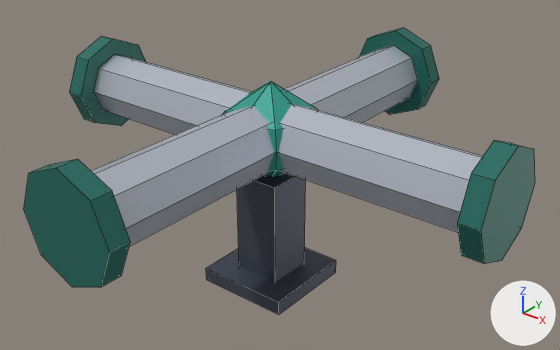
The Blender file assets/managed-models/factory-floor/pipe-cross/pipe-cross.blend: old version first, new version second.
One viewpoint serves both versions: a 50 mm lens placed at (0.905, -1.103, 0.935), pointed at (0.009, 0.018, 0.24). Lighting does not change. The marker at lower right points along +X, +Y and +Z. The older version comes first. Mesh edges are drawn as thin lines.

Objects in the first picture: 'pipe-cross'.
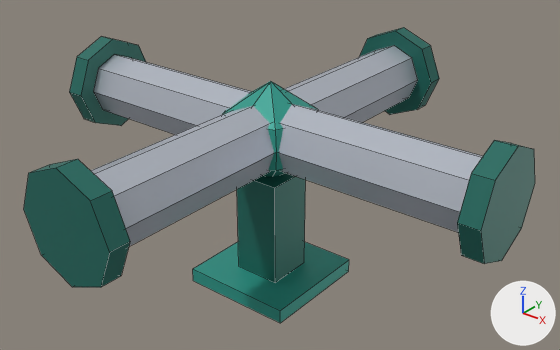
Where the change shows, as pixel boxes [x1, y1, x2, y2] in the pictures (560 x 350 px; the box of a moved part takes in the faces that stretch with it):
'pipe-cross', reshaped, surface changed
    before: [24, 27, 535, 314]
    after: [24, 27, 535, 323]
part 1 of me_pipe_cross, moved or reshaped
    before: [206, 247, 336, 314]
    after: [193, 242, 349, 323]
part 2 of me_pipe_cross, moved or reshaped
    both: [237, 176, 305, 282]
part 3 of me_pipe_cross, surface changed
    before: [206, 173, 336, 314]
    after: [193, 173, 349, 323]

The change, as a diff of the scene's bpy script:
```diff
--- a/assets/managed-models/factory-floor/pipe-cross/pipe-cross.blend.py
+++ b/assets/managed-models/factory-floor/pipe-cross/pipe-cross.blend.py
@@ me_pipe_cross @@
 me_pipe_cross.from_pydata(...)  # 138 vertices, 104 faces; spans x -0.5..0.5, y -0.5..0.5, z 0.0..0.445
 # used by ob_pipe_cross; location = (0.0, 0.0, 0.0)
 # before: 122 (-0.05, -0.05, 0.0), 123 (0.05, -0.05, 0.0), 124 (0.05, 0.05, 0.0), 125 (-0.05, 0.05, 0.0)
+# me_pipe_cross part 1: the loose piece of 8 vertices spanning x -0.1..0.1, y -0.1..0.1, z 0.0..0.03 is scaled about its middle by (1.2, 1.2, 1)
+# me_pipe_cross part 2
+for i in [*range(122, 126)]: me_pipe_cross.vertices[i].co += Vector((0.0, 0.0, 0.03))
+# me_pipe_cross part 3: texture (UV) coordinates of 12 of 104 faces, centred in x -0.1..0.1, y -0.1..0.1, z 0.0..0.25, changed; they spanned u 0.31..0.31, v 0.83..0.83 and now span u 0.31..0.44, v 0.5..0.5
 me_pipe_cross.materials.append(mat_m_pipe_cross)
```
